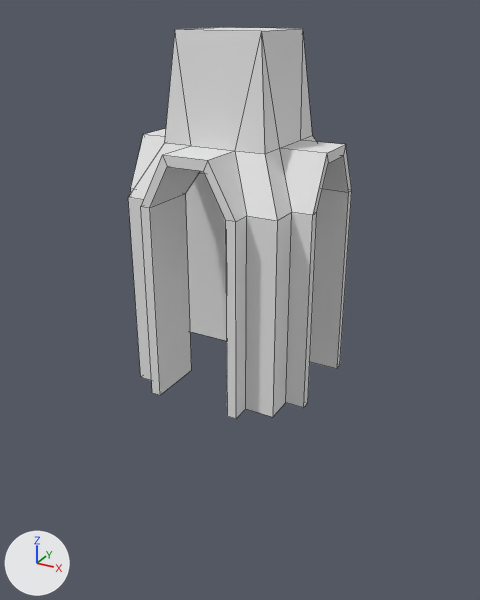
What one commit did to the FBX model Assets/FBX/Building3.fbx.
One viewpoint serves both versions: a 50 mm camera at (3.18, -5.8, 3.68) aimed at (-0.01, 0.01, 0.77). Lighting does not change. The marker at lower left points along +X, +Y and +Z. Mesh edges are drawn as thin lines.

Script lines for the objects in view, before the commit:
```python
me_mesh = bpy.data.meshes.new('Mesh')
me_mesh.from_pydata(...)  # 100 vertices, 90 faces; spans x -1.0..1.0, y -1.0..1.0, z 0.0..3.5
me_mesh.materials.append(mat_material)  # white #e7e7e7
ob_building3 = bpy.data.objects.new('Building3', me_mesh)
ob_building3.location = (0.0, 0.0, 0.0)
```
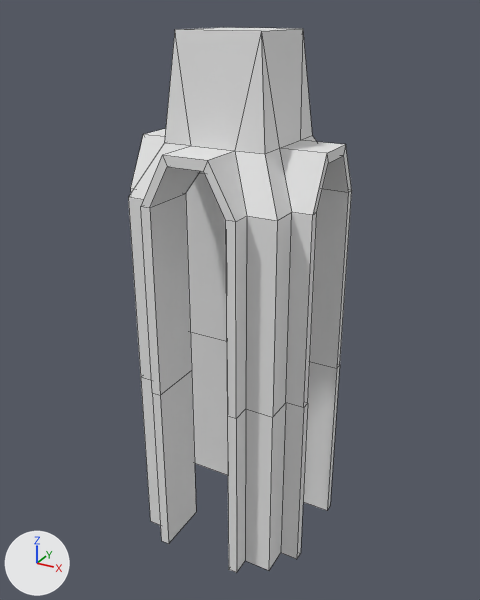
Changed parts and their boxes [x1, y1, x2, y2] in the pictures (480 x 600 px):
'Building3', reshaped (39% taller)
    before: [128, 27, 352, 419]
    after: [128, 27, 352, 573]
part 1 of me_mesh, added
    after: [141, 332, 340, 573]

Edits to the bpy script that builds the scene:
```text
Change me_mesh:
    used by ob_building3; location = (0.0, 0.0, 0.0)
    remove me_mesh.from_pydata(...)  # 100 vertices, 90 faces; spans x -1.0..1.0, y -1.0..1.0, z 0.0..3.5
    add me_mesh.from_pydata(...)  # 132 vertices, 122 faces; spans x -1.0..1.0, y -1.0..1.0, z -2.0..3.5
    me_mesh part 1
    32 new vertices lie (0.0, 0.0, -2.0) away from vertices in x -1.0..1.0, y -1.0..1.0, z 0.0
    32 new faces join them
```
